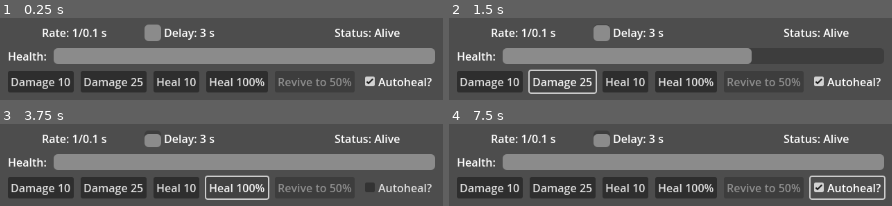
Above: before the commit, frames 1-4 (two rows, left to right).
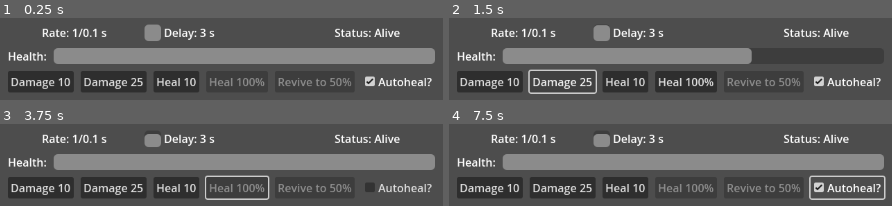
Above: after the commit, the same moments.

Repository: bluematt/godot4-components
Game: Godot game, scene res://examples/stat_health_example.tscn
Same seed, same stepped clock (60 frames per second), same inputs: the game is played once before the commit and once after it. The project has no main scene, so this scene is started directly.
Inputs:
- Up to frame 1 (0.25 s): no input
- Up to frame 2 (1.5 s): click "Damage 10" at 0.5 s; click "Damage 25" at 1.25 s
- Up to frame 3 (3.75 s): click "Autoheal?" at 2 s; click "Heal 10" at 2.75 s; click "Heal 100%" at 3.5 s
- Up to frame 4 (7.5 s): click "Damage 10" at 4.25 s; click "Damage 25" at 5 s; click "Heal 10" at 5.75 s; click "Heal 100%" at 6.5 s; click "Autoheal?" at 7.25 s

The runs differ from the first frame. In frame 1, 0.5% of the frame differs, in the area x 47-60%, y 73-83%; in frame 2, nothing differs; in frame 3, 0.7%; in frame 4, 0.5%.

Commit message:
Extracted autoheal component
Extracted StatAutoHeal component from StatHealth.

Refactored the StatHealth example, and made the UI a bit more obvious.

Replaced code-generated timers with Timer nodes in StatAutoHeal

Diff:
--- /dev/null
+++ b/components/stat_auto_heal.gd
@@ -0,0 +1,120 @@
+class_name StatAutoHeal
+extends Node
+
+## A node to automatically heal a [StatHealth] node.
+##
+## [b]How to use[/b] [br][br]
+##
+## 1. Attach a node instance of [StatAutoHeal].  A good place is as a
+## child of the [StatHealth] you want to autoheal. [br]
+## 2. Select the [StatHealth] node to manipulate in [member health_stat_node].
+## [br]
+## 3. Set the various autoheal properties to your liking. [br]
+## 4. Enable the component to allow autohealing.
+
+## Emitted when autohealing starts.
+signal autohealing_started()
+## Emitted when autohealing stops.
+signal autohealing_stopped()
+## Emitted when autohealing is enabled or disabled.
+signal autohealing_enabled(status: bool)
+## Emitted when autohealing is about to begin.
+signal autohealing_counting_down(time_left: float)
+
+@export_category("StatAutoHeal")
+
+@export_node_path("StatHealth") var health_stat_node
+
+## Whether autohealing is enabled.  Initiate autohealing if enabled.
+@export var enabled := false:
+	set(is_enabled):
+		enabled = is_enabled
+		autohealing_enabled.emit(enabled)
+
+		if enabled:
+			call_deferred("__initiate_autohealing")
+		else:
+			call_deferred("__prevent_autohealing")
+			call_deferred("__stop_autohealing")
+
+@export_group("Autohealing", "autoheal_")
+
+## The amount of autohealing per `autoheal_rate` tick.
+@export var autoheal_amount := 0.0
+
+## The rate of autohealing, in seconds.
+@export var autoheal_rate := 0.0
+
+## A delay before any autohealing, in seconds.
+@export var autoheal_delay := 0.0
+
+# A timer to determine when auto-healing can start.
+@onready var __delay_timer := %DelayTimer
+
+# A timer to determine when auto-healing occurs.
+@onready var __heal_timer := %HealTimer
+
+# The [StatHealth] node to operate on.
+@onready var __health:StatHealth = get_node(health_stat_node)
+
+func _ready() -> void:
+	assert(health_stat_node)
+	assert(__health)
+
+	# Start the heal timer if the heal start timer times out.
+	__delay_timer.timeout.connect(func():
+		if enabled and autoheal_rate > 0.0:
+			__start_autohealing())
+
+	# Heal when the heal timer times out.
+	__heal_timer.timeout.connect(func():
+		if enabled:
+			__health.heal(autoheal_amount))
+
+	# Stop auto-healing on damage, and start the autohealing timer.
+	__health.damaged.connect(func(_amount:float):
+		__stop_autohealing()
+		__initiate_autohealing())
+
+	# Stop auto-healing on death, and prevent further autohealing.
+	__health.died.connect(func():
+		__stop_autohealing()
+		__prevent_autohealing())
+
+	# Stop autohealing when health is fully restored.
+	__health.healed_fully.connect(func():
+		__stop_autohealing()
+		__prevent_autohealing())
+
+	# Allow autohealing to resume if revived.
+	__health.revived.connect(func():
+		__initiate_autohealing())
+
+# Initiate the autohealing process timer.
+func __initiate_autohealing() -> void:
+	if not enabled: return
+	if __health.is_dead() or __health.is_maxed(): return
+
+	__delay_timer.start(autoheal_delay)
+
+# Prevent the autohealing process.
+func __prevent_autohealing() -> void:
+	__delay_timer.stop()
+
+# Start autohealing.
+func __start_autohealing() -> void:
+	if not enabled: return
+	if __health.is_dead(): return
+
+	__heal_timer.start(autoheal_rate)
+	autohealing_started.emit()
+
+# Stop autohealing.
+func __stop_autohealing() -> void:
+	__heal_timer.stop()
+	autohealing_stopped.emit()
+
+# Update the amount of time remaining on the autoheal delay timer.
+func _process(_delta: float) -> void:
+	if not __delay_timer.is_stopped():
+		autohealing_counting_down.emit(__delay_timer.time_left)
--- /dev/null
+++ b/components/stat_auto_heal.tscn
@@ -0,0 +1,13 @@
+[gd_scene load_steps=2 format=3 uid="uid://dchpolls7pytd"]
+
+[ext_resource type="Script" path="res://components/stat_auto_heal.gd" id="1_ac72s"]
+
+[node name="StatAutoHeal" type="Node"]
+script = ExtResource("1_ac72s")
+
+[node name="DelayTimer" type="Timer" parent="."]
+unique_name_in_owner = true
+one_shot = true
+
+[node name="HealTimer" type="Timer" parent="."]
+unique_name_in_owner = true
--- a/components/stat_health.gd
+++ b/components/stat_health.gd
@@ -1,19 +1,14 @@
 class_name StatHealth
 extends Node
 
-## A specialised node for managing a health-like stat.
-##
-## Health can also be set to auto heal over time after damage, after a short
-## delay. [br][br]
+## A node for managing a health-like stat.
 ##
 ## [b]How to use[/b] [br][br]
 ##
-## 1. Attach a node instance of [class StatHealth].
-## 2. Set [member max_health].  Set [member autoheal_amount],
-## [member autoheal_rate], [member autoheal_delay] to enable autohealing.
+## 1. Attach a node instance of [StatHealth]. [br]
+## 2. Set [member max_health]. [br]
 ## 3. Use [member heal], [member heal_fully], and [member damage] methods to
-## manipulate the health stat, and the various signals to notify listeners when
-## the health stat has changed. [br][br]
+## manipulate the health stat. [br][br]
 ##
 ## Use the various state methods to determine the current health, and the
 ## signals to respond to health changing events.
@@ -32,15 +27,6 @@
 ## Emitted when fully healed.
 signal healed_fully()
 
-## Emitted when autohealing starts.
-signal autohealing_started()
-## Emitted when autohealing stops.
-signal autohealing_stopped()
-## Emitted when autohealing is enabled or disabled.
-signal autohealing_enabled(status: bool)
-## Emitted when autohealing is about to begin.
-signal autohealing_counting_down(time_left: float)
-
 ## Emitted when damage takes place.  Passes in the actual amount of damage.
 signal damaged(amount:float)
 ## Emitted when damage takes place.  Passes in the raw amount of damage.
@@ -57,74 +43,10 @@
 ## The maximum allowed health.
 @export var max_health := 100.0
 
-@export_group("Self-healing")
-
-## Whether autohealing is enabled.  Initiate autohealing if enabled.
-@export var autoheal_enabled := false:
-	set(is_enabled):
-		autoheal_enabled = is_enabled
-		autohealing_enabled.emit(autoheal_enabled)
-
-		if autoheal_enabled:
-			call_deferred("__initiate_autohealing")
-		else:
-			call_deferred("__prevent_autohealing")
-			call_deferred("__stop_autohealing")
-
-## The amount of autohealing per `heal_rate` tick.
-@export var autoheal_amount := 0.0
-
-## The rate of autohealing, in seconds.
-@export var autoheal_rate := 0.0
-
-## A delay before any autohealing.
-@export var autoheal_delay := 0.0
-
 ## The current health.
 @onready var health := max_health:
 	set(v):
 		health = minf(v, max_health)
-
-# A timer to determine when auto-healing can start.
-@onready var __autoheal_delay_timer := Timer.new()
-
-# A timer to determine when auto-healing occurs.
-@onready var __autoheal_timer := Timer.new()
-
-func _ready() -> void:
-	add_child(__autoheal_delay_timer)
-	add_child(__autoheal_timer)
-
-	# Heal start timer should only run once per activation.
-	__autoheal_delay_timer.set_one_shot(true)
-
-	# Start the heal timer if the heal start timer times out.
-	__autoheal_delay_timer.timeout.connect(func():
-		if autoheal_enabled and autoheal_rate > 0.0:
-			__start_autohealing())
-
-	# Heal when the heal timer times out.
-	__autoheal_timer.timeout.connect(func():
-		if autoheal_enabled:
-			heal(autoheal_amount))
-
-	# Stop auto-healing when damage occurs, and start the auto-healing timer.
-	damaged.connect(func(_amount:float):
-		__stop_autohealing()
-		__initiate_autohealing())
-
-	# Stop auto-healing when death occurs, and prevent further auto-healing.
-	died.connect(func():
-		__stop_autohealing()
-		__prevent_autohealing())
-
-	# Stop auto-healing when health is fully restored.
-	healed_fully.connect(func():
-		__stop_autohealing()
-		__prevent_autohealing())
-
-	revived.connect(func():
-		__initiate_autohealing())
 
 ## Apply an amount of healing.  If [i]will_revive[/i] is true, the health can be
 ## from a "dead" state.
@@ -163,38 +85,7 @@
 	changed.emit(health)
 
 	if is_dead():
-		__die()
-
-# Initiate the autohealing process timer.
-func __initiate_autohealing() -> void:
-	if not autoheal_enabled: return
-	if is_dead() or is_maxed(): return
-
-	__autoheal_delay_timer.start(autoheal_delay)
-
-# Prevent the autohealing process.
-func __prevent_autohealing() -> void:
-	__autoheal_delay_timer.stop()
-
-# Start autohealing.
-func __start_autohealing() -> void:
-	if not autoheal_enabled: return
-	if is_dead(): return
-
-	__autoheal_timer.start(autoheal_rate)
-	autohealing_started.emit()
-
-# Stop autohealing.
-func __stop_autohealing() -> void:
-	__autoheal_timer.stop()
-	autohealing_stopped.emit()
-
-# Disable autohealing on death.
-func __die() -> void:
-	autoheal_enabled = false
-	__prevent_autohealing()
-	__stop_autohealing()
-	died.emit()
+		died.emit()
 
 ## Return whether the health should be considered "dead".
 func is_dead() -> bool:
@@ -212,8 +103,3 @@
 func revive(amount: float) -> void:
 	heal(amount, true)
 	revived.emit()
-
-# Update the amount of time remaining on the autoheal delay timer.
-func _process(_delta: float) -> void:
-	if not __autoheal_delay_timer.is_stopped():
-		autohealing_counting_down.emit(__autoheal_delay_timer.time_left)
--- a/examples/stat_health_example.gd
+++ b/examples/stat_health_example.gd
@@ -1,6 +1,7 @@
 extends Control
 
 @onready var health := %StatHealth as StatHealth
+@onready var autoheal := %StatAutoHeal as StatAutoHeal
 
 func _ready() -> void:
 	_update_status()
@@ -24,31 +25,35 @@
 	_update_status()
 
 func _on_stat_health_died() -> void:
-	%DeadLabel.text = "Status: DEAD!"
+	%StatusLabel.text = "Status: DEAD!"
 
 func _on_check_box_toggled(button_pressed: bool) -> void:
-	health.autoheal_enabled = button_pressed
-
-func _on_stat_health_autohealing_enabled(status) -> void:
-	%Autoheal.button_pressed = status
+	autoheal.enabled = button_pressed
 
 func _on_stat_health_revived() -> void:
-	%DeadLabel.text = "Status: ALIVE AGAIN!"
+	%StatusLabel.text = "Status: ALIVE AGAIN!"
 
-func _on_stat_health_autohealing_started() -> void:
+func _on_stat_auto_heal_autohealing_counting_down(time_left) -> void:
+	%DelayRemaining.max_value = autoheal.autoheal_delay
+	%DelayRemaining.value = time_left
+
+func _on_stat_auto_heal_autohealing_started() -> void:
 	%HealthProgress.modulate = Color.GREEN
 
-func _on_stat_health_autohealing_stopped() -> void:
+func _on_stat_auto_heal_autohealing_stopped() -> void:
 	%HealthProgress.modulate = Color.WHITE
+
+func _on_stat_auto_heal_autohealing_enabled(status) -> void:
+	%AutohealCheckbox.button_pressed = status
 
 func _update_status() -> void:
 	%HealthProgress.max_value = health.max_health
 	%HealthProgress.value = health.health
+	%Damage10Button.disabled = health.is_dead()
+	%Damage25Button.disabled = health.is_dead()
+	%Heal10Button.disabled = health.is_dead()
+	%HealAllButton.disabled = health.is_dead() or health.is_maxed()
 	%Revive50Percent.disabled = health.is_alive()
-	%RateLabel.text = "Rate: %s/%s s" % [health.autoheal_amount, health.autoheal_rate]
-	%DelayLabel.text = "Delay: %s s" % [health.autoheal_delay]
-	%Autoheal.button_pressed = health.autoheal_enabled
-
-func _on_stat_health_autohealing_counting_down(time_left) -> void:
-	%DelayRemaining.max_value = health.autoheal_delay
-	%DelayRemaining.value = time_left
+	%RateLabel.text = "Rate: %s/%s s" % [autoheal.autoheal_amount, autoheal.autoheal_rate]
+	%DelayLabel.text = "Delay: %s s" % [autoheal.autoheal_delay]
+	%AutohealCheckbox.button_pressed = autoheal.enabled
--- a/examples/stat_health_example.tscn
+++ b/examples/stat_health_example.tscn
@@ -1,7 +1,8 @@
-[gd_scene load_steps=3 format=3 uid="uid://o3c76la4qkay"]
+[gd_scene load_steps=4 format=3 uid="uid://o3c76la4qkay"]
 
 [ext_resource type="PackedScene" uid="uid://00ojm0dql7dm" path="res://components/stat_health.tscn" id="1_7csi2"]
 [ext_resource type="Script" path="res://examples/stat_health_example.gd" id="1_tjnr4"]
+[ext_resource type="PackedScene" uid="uid://dchpolls7pytd" path="res://components/stat_auto_heal.tscn" id="3_qquyk"]
 
 [node name="StatHealthExample" type="Control"]
 layout_mode = 3
@@ -14,7 +15,11 @@
 
 [node name="StatHealth" parent="." instance=ExtResource("1_7csi2")]
 unique_name_in_owner = true
-autoheal_enabled = true
+
+[node name="StatAutoHeal" parent="StatHealth" instance=ExtResource("3_qquyk")]
+unique_name_in_owner = true
+health_stat_node = NodePath("..")
+enabled = true
 autoheal_amount = 1.0
 autoheal_rate = 0.1
 autoheal_delay = 3.0
@@ -55,7 +60,7 @@
 size_flags_horizontal = 3
 text = "Delay: ?s"
 
-[node name="DeadLabel" type="Label" parent="CenterContainer/VBoxContainer/InfoBox"]
+[node name="StatusLabel" type="Label" parent="CenterContainer/VBoxContainer/InfoBox"]
 unique_name_in_owner = true
 layout_mode = 2
 size_flags_horizontal = 3
@@ -108,21 +113,21 @@
 disabled = true
 text = "Revive to 50%"
 
-[node name="Autoheal" type="CheckBox" parent="CenterContainer/VBoxContainer/ButtonBox"]
+[node name="AutohealCheckbox" type="CheckBox" parent="CenterContainer/VBoxContainer/ButtonBox"]
 unique_name_in_owner = true
 layout_mode = 2
 text = "Autoheal?"
 
-[connection signal="autohealing_counting_down" from="StatHealth" to="." method="_on_stat_health_autohealing_counting_down"]
-[connection signal="autohealing_enabled" from="StatHealth" to="." method="_on_stat_health_autohealing_enabled"]
-[connection signal="autohealing_started" from="StatHealth" to="." method="_on_stat_health_autohealing_started"]
-[connection signal="autohealing_stopped" from="StatHealth" to="." method="_on_stat_health_autohealing_stopped"]
 [connection signal="changed" from="StatHealth" to="." method="_on_stat_health_changed"]
 [connection signal="died" from="StatHealth" to="." method="_on_stat_health_died"]
 [connection signal="revived" from="StatHealth" to="." method="_on_stat_health_revived"]
+[connection signal="autohealing_counting_down" from="StatHealth/StatAutoHeal" to="." method="_on_stat_auto_heal_autohealing_counting_down"]
+[connection signal="autohealing_enabled" from="StatHealth/StatAutoHeal" to="." method="_on_stat_auto_heal_autohealing_enabled"]
+[connection signal="autohealing_started" from="StatHealth/StatAutoHeal" to="." method="_on_stat_auto_heal_autohealing_started"]
+[connection signal="autohealing_stopped" from="StatHealth/StatAutoHeal" to="." method="_on_stat_auto_heal_autohealing_stopped"]
 [connection signal="pressed" from="CenterContainer/VBoxContainer/ButtonBox/Damage10Button" to="." method="_on_damage_10_button_pressed"]
 [connection signal="pressed" from="CenterContainer/VBoxContainer/ButtonBox/Damage25Button" to="." method="_on_damage_25_button_pressed"]
 [connection signal="pressed" from="CenterContainer/VBoxContainer/ButtonBox/Heal10Button" to="." method="_on_heal_10_button_pressed"]
 [connection signal="pressed" from="CenterContainer/VBoxContainer/ButtonBox/HealAllButton" to="." method="_on_heal_all_button_pressed"]
 [connection signal="pressed" from="CenterContainer/VBoxContainer/ButtonBox/Revive50Percent" to="." method="_on_revive_50_percent_pressed"]
-[connection signal="toggled" from="CenterContainer/VBoxContainer/ButtonBox/Autoheal" to="." method="_on_check_box_toggled"]
+[connection signal="toggled" from="CenterContainer/VBoxContainer/ButtonBox/AutohealCheckbox" to="." method="_on_check_box_toggled"]
Not shown, changed: README.md
Not shown, added: doc/StatAutoHeal.md
Not shown, changed: doc/StatHealth.md
